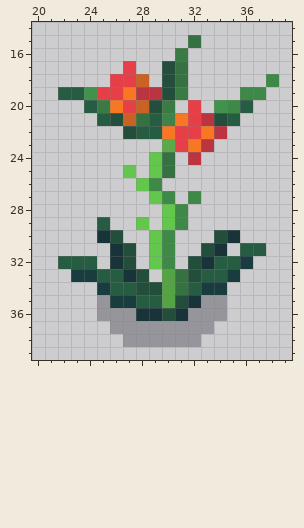
Two versions of one pixel-art sprite, android/assets/plants/slowPlant/plant3_stage2_tier2.png. That is the earlier state.
The file is 58x58 pixels. Colours within 5 levels of each other are drawn and written as one. Shown: x 20..39, y 14..39.
Once edited:
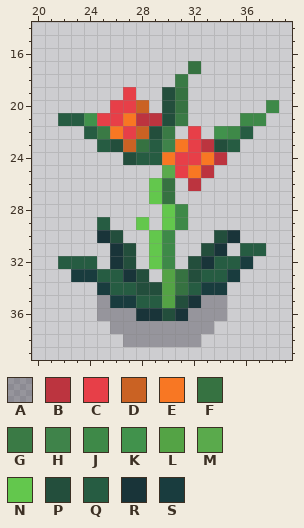
Palette (. is transparent): A #1814254d  B #bc343f  C #e73f48  D #ca6223  E #f87723  F #367241  G #3a7a45  H #3f834a  J #3e8948  K #41924c  L #54a345  M #5aaa4c  N #63c74d  P #234e3c  Q #265c42  R #193439  S #193c3e
Diff:
y 15: x 32 F -> .
y 16: x 31 G -> .
y 17: x 27 C -> .; x 30..32 PF. -> ..F
y 18: x 26..28 CCD -> ...; x 30..31 PF -> .G; x 38 J -> .
y 19: x 22..29 QQKCCEBB -> .....C..; x 31 G -> F; x 36..37 JJ -> ..
y 20: x 24..26 QGE -> ..C; x 29..32 PG.C -> .PF.; x 34..36 KJQ -> ...; x 38 . -> J
y 21: x 22..37 ...QPDFQHECBPQ.. -> QQKCCEBBPG....JJ
y 22: x 24..31 ...PQQEC -> QGECDPG.; x 33..36 EB.. -> .KJQ
y 23: x 25..32 .....MCE -> QPDFQHEC; x 34..35 .. -> PQ
y 24: x 27..34 ..NF.B.. -> PQQECCEB
y 25: x 27 N -> .; x 29..33 NF... -> .MCEB
y 26: x 28..30 NJ. -> .NF; x 32 . -> B
y 27: x 30 J -> F; x 32 J -> .
Boxes around the changes in both pictures, in picture pixels (x1, y1, x2, y2):
changed: (58, 35, 279, 204)
